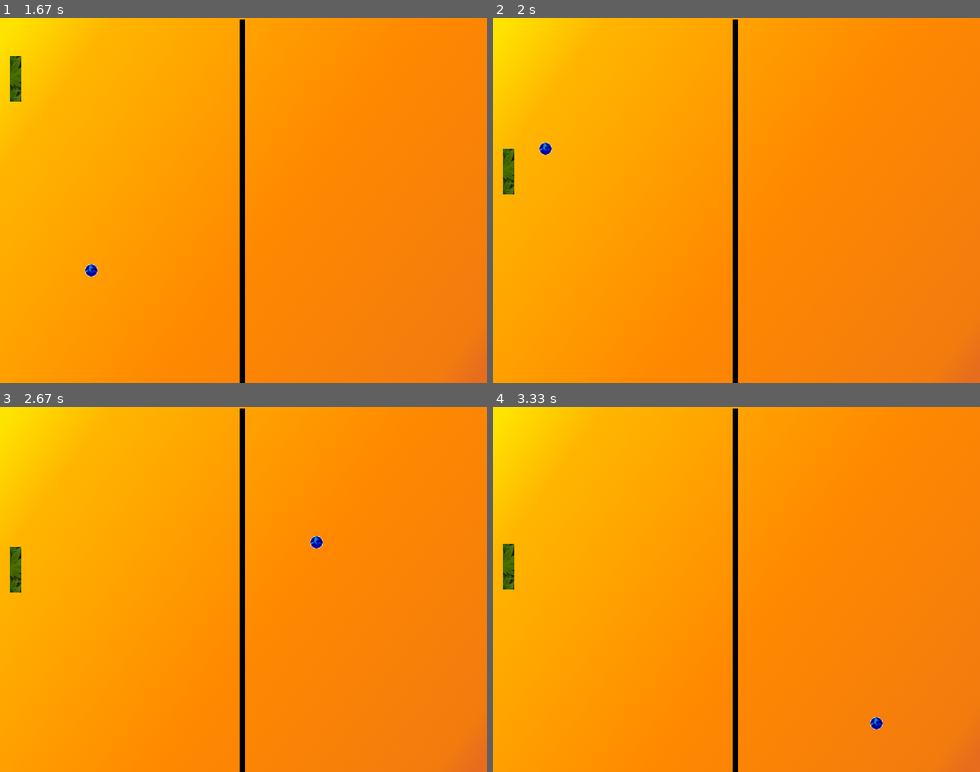
Above: before the commit, frames 1-4 (two rows, left to right).
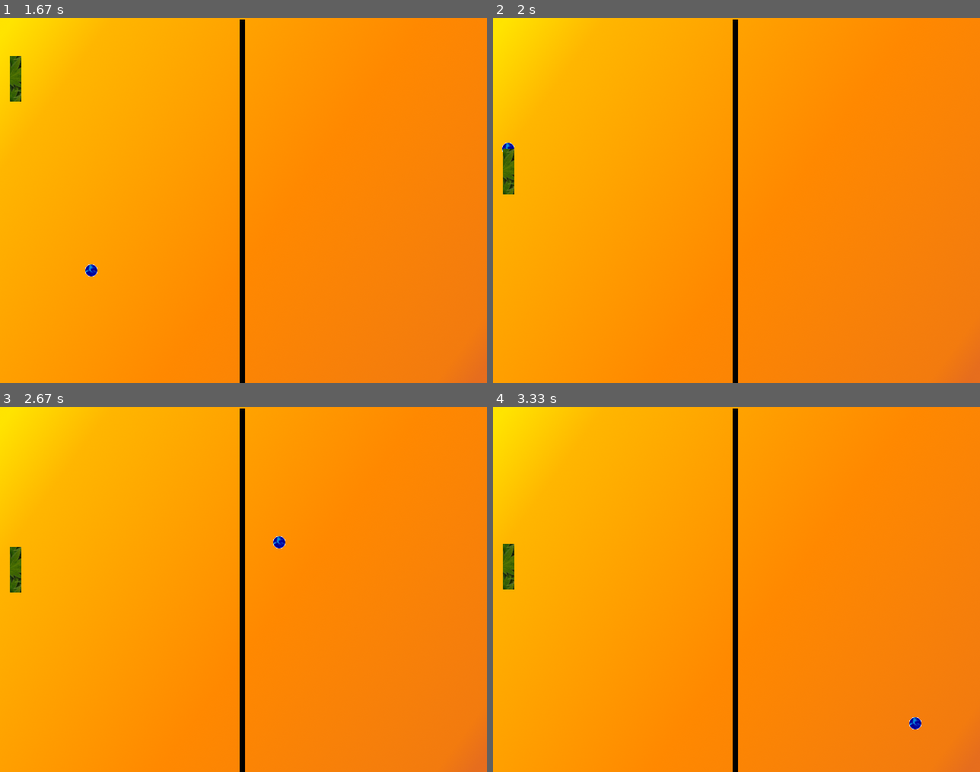
Above: after the commit, the same moments.

Repository: unintendedbear/Tutorial-pygame
Game: pygame game, started from pong.py
The game is run twice, just before and just after one commit, with the same random seed, the same clock (stepped at 60 frames per second) and the same inputs. The source is Python 2; it was converted automatically to run under Python 3.
Inputs:
- Up to frame 1 (1.67 s): hold Up 0.33-0.8 s; hold Down 0.83-1.13 s; hold Up 1.17-1.53 s; hold Down from 1.57 s (still down)
- Up to frame 2 (2 s): release Down at 1.93 s; hold Up from 1.97 s (still down)
- Up to frame 3 (2.67 s): release Up at 2.27 s; hold Down 2.3-2.6 s; hold Up from 2.63 s (still down)
- Up to frame 4 (3.33 s): release Up at 3 s; hold Down from 3.03 s (still down)

Frame 1 is identical in both runs. In frame 2, 0.1% of the frame differs, in the area x 1-13%, y 34-38%; in frame 3, 0.1%, in the area x 56-67%, y 35-39%; in frame 4, 0.1%.

Commit message:
Avoiding collision between ball and paddle

Diff:
--- a/pong.py
+++ b/pong.py
@@ -30,7 +30,7 @@
         self.speed = [0.5, -0.5]
 
     # Controling ball movement
-    def refresh(self, time):
+    def refresh(self, time, paddle_player):
         self.rect.centerx += self.speed[0] * time # Basic physics
         self.rect.centery += self.speed[1] * time
         if self.rect.left <= 0 or self.rect.right >= WIDTH:
@@ -39,6 +39,9 @@
         if self.rect.top <= 0 or self.rect.bottom >= HEIGHT:
             self.speed[1] = -self.speed[1]
             self.rect.centery += self.speed[1] * time
+        if pygame.sprite.collide_rect(self, paddle_player):
+            self.speed[0] = -self.speed[0]
+            self.rect.centerx += self.speed[0] * time
 
 # Paddle object
 class Paddle(pygame.sprite.Sprite):
@@ -94,7 +97,7 @@
             if event.type == QUIT:
                 sys.exit()
 
-        ball.refresh(time)
+        ball.refresh(time, paddle_player)
         paddle_player.move(time, pressed_key)
         screen.blit(background, (0, 0))
         screen.blit(ball.image, ball.rect)
